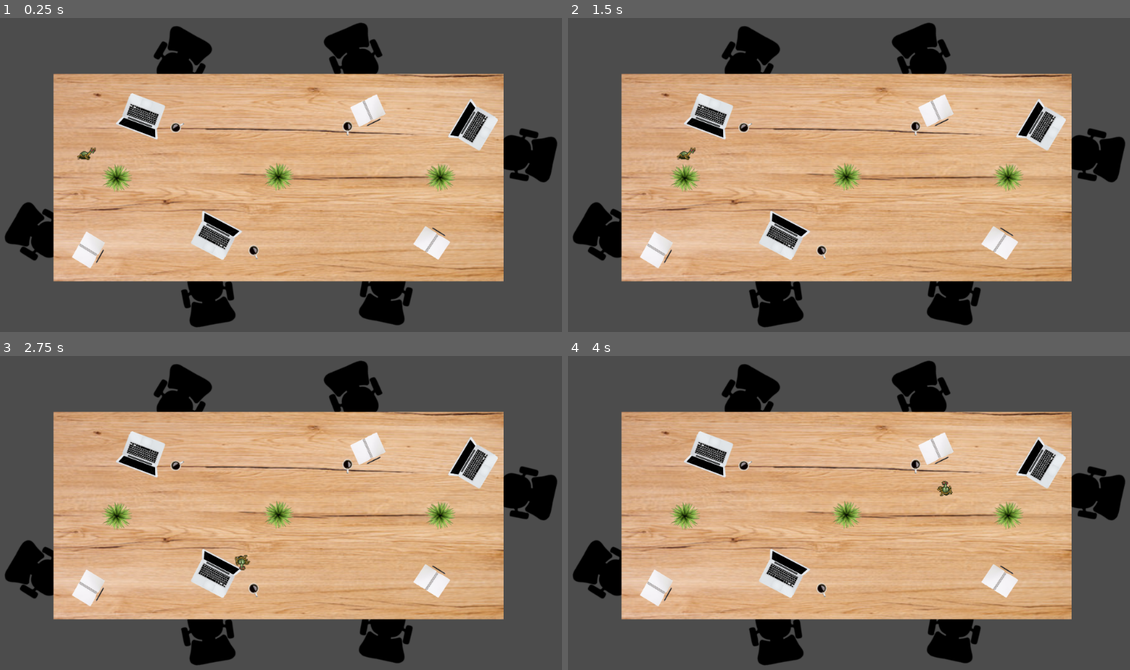
Above: before the commit, frames 1-4 (two rows, left to right).
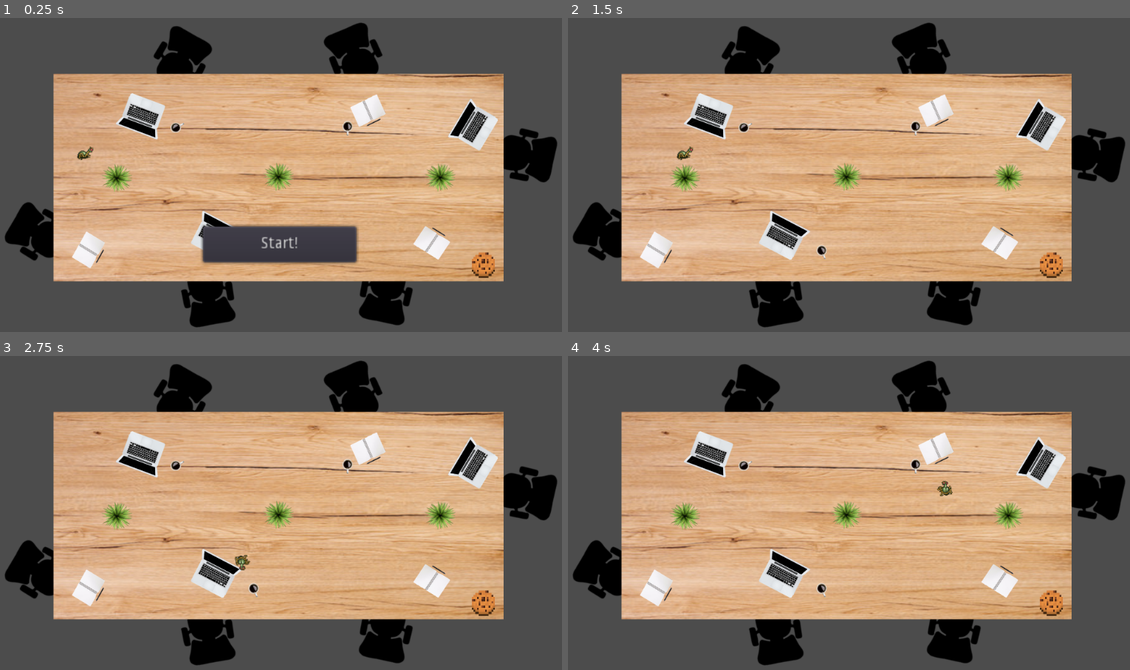
Above: after the commit, the same moments.

Repository: CS3398-Titan-HelloWorld/RoombaAttack
Game: Godot game, scene res://Main.tscn
The game is run twice, just before and just after one commit, with the same random seed, the same clock (stepped at 60 frames per second) and the same inputs.
Inputs (mouse positions are in pixels of both pictures, inside the frame that each line leads up to):
- Up to frame 1 (0.25 s): no input
- Up to frame 2 (1.5 s): click (849, 244) at 0.5 s, where only the run after the commit has a clickable "Start!"; tap Enter at 1.25 s; hold Right (ui_right) from 1.28 s (still down)
- Up to frame 3 (2.75 s): release Right (ui_right) at 2.03 s; hold Down (ui_down) from 2.03 s (still down)
- Up to frame 4 (4 s): release Down (ui_down) at 2.78 s; hold Right (ui_right) 2.78-3.53 s; hold Up (ui_up) from 3.53 s (still down)

The runs differ from the first frame. In frame 1, 3.8% of the frame differs, in the area x 13-89%, y 40-83%; in frame 2, 0.3%; in frame 3, 0.3%; in frame 4, 0.3%.

Commit message:
Add files via upload
should work as a game now.

Diff:
--- /dev/null
+++ b/RoombaAttack/CollisionShape.gd
@@ -0,0 +1,15 @@
+extends CollisionShape2D
+
+signal hit# class member variables go here, for example:
+# var a = 2
+# var b = "textvar"
+
+func _ready():
+	# Called when the node is added to the scene for the first time.
+	# Initialization here
+	pass
+
+#func _process(delta):
+#	# Called every frame. Delta is time since last frame.
+#	# Update game logic here.
+#	pass
--- /dev/null
+++ b/RoombaAttack/CollisionShape2D.gd
@@ -0,0 +1,17 @@
+extends CollisionShape2D
+
+signal cookie
+
+# class member variables go here, for example:
+# var a = 2
+# var b = "textvar"
+
+func _ready():
+	# Called when the node is added to the scene for the first time.
+	# Initialization here
+	pass
+
+#func _process(delta):
+#	# Called every frame. Delta is time since last frame.
+#	# Update game logic here.
+#	pass
--- /dev/null
+++ b/RoombaAttack/EndPosition.gd
@@ -0,0 +1,10 @@
+extends Area2D
+
+# class member variables go here, for example:
+# var a = 2
+# var b = "textvar"
+
+func _ready():
+	# Called when the node is added to the scene for the first time.
+	# Initialization here
+	pass
--- /dev/null
+++ b/RoombaAttack/GUI.gd
@@ -0,0 +1,16 @@
+extends CanvasLayer
+
+signal start_game
+
+func show_message(text):
+	$MessageLabel.text = text
+	$MessageLabel.show()
+
+func show_game_over():
+	show_message("Game Over!")
+
+func _on_StartButton_pressed():
+	$StartButton.hide()
+	emit_signal("start_game")
+func update_score(score):
+		$ScoreLabel.text = str(score)
--- a/RoombaAttack/GUI.tscn
+++ b/RoombaAttack/GUI.tscn
@@ -1,3 +1,103 @@
-[gd_scene format=2]
+[gd_scene load_steps=3 format=2]
 
-[node name="Node" type="Node"]
+[ext_resource path="res://GUI.gd" type="Script" id=1]
+
+[sub_resource type="GDScript" id=1]
+
+script/source = "extends Label
+
+# class member variables go here, for example:
+# var a = 2
+# var b = \"textvar\"
+
+func _ready():
+	# Called when the node is added to the scene for the first time.
+	# Initialization here
+	pass
+
+#func _process(delta):
+#	# Called every frame. Delta is time since last frame.
+#	# Update game logic here.
+#	pass
+"
+
+[node name="Node" type="CanvasLayer" index="0"]
+
+layer = 1
+offset = Vector2( 0, 0 )
+rotation = 0.0
+scale = Vector2( 1, 1 )
+transform = Transform2D( 1, 0, 0, 1, 0, 0 )
+script = ExtResource( 1 )
+
+[node name="ScoreLabel" type="Label" parent="." index="0"]
+
+anchor_left = 0.0
+anchor_top = 0.0
+anchor_right = 0.0
+anchor_bottom = 0.0
+margin_top = 2.0
+margin_right = 283.0
+margin_bottom = 57.0
+rect_pivot_offset = Vector2( 0, 0 )
+rect_clip_content = false
+mouse_filter = 2
+mouse_default_cursor_shape = 0
+size_flags_horizontal = 1
+size_flags_vertical = 4
+percent_visible = 1.0
+lines_skipped = 0
+max_lines_visible = -1
+script = SubResource( 1 )
+
+[node name="MessageLabel" type="Label" parent="." index="1"]
+
+anchor_left = 0.0
+anchor_top = 0.0
+anchor_right = 0.0
+anchor_bottom = 0.0
+margin_left = 420.0
+margin_top = 281.0
+margin_right = 521.0
+margin_bottom = 329.0
+rect_scale = Vector2( 2, 2 )
+rect_pivot_offset = Vector2( 0, 0 )
+rect_clip_content = false
+mouse_filter = 2
+mouse_default_cursor_shape = 0
+size_flags_horizontal = 1
+size_flags_vertical = 4
+align = 1
+valign = 1
+percent_visible = 1.0
+lines_skipped = 0
+max_lines_visible = -1
+_sections_unfolded = [ "Rect" ]
+
+[node name="StartButton" type="Button" parent="." index="2"]
+
+anchor_left = 0.0
+anchor_top = 0.0
+anchor_right = 0.0
+anchor_bottom = 0.0
+margin_left = 394.0
+margin_top = 385.0
+margin_right = 527.0
+margin_bottom = 416.0
+rect_scale = Vector2( 2, 2 )
+rect_pivot_offset = Vector2( 0, 0 )
+rect_clip_content = false
+focus_mode = 2
+mouse_filter = 0
+mouse_default_cursor_shape = 0
+size_flags_horizontal = 1
+size_flags_vertical = 1
+toggle_mode = false
+enabled_focus_mode = 2
+shortcut = null
+group = null
+text = "Start!"
+flat = false
+align = 1
+
+[connection signal="pressed" from="StartButton" to="." method="_on_StartButton_pressed"]
--- a/RoombaAttack/Main.gd
+++ b/RoombaAttack/Main.gd
@@ -5,18 +5,20 @@
 	randomize()
 
 func game_over():
-    $ScoreTimer.stop()
-    $MobTimer.stop()
-
+	$ScoreTimer.stop()
+	$MobTimer.stop()
+	$GUI.show_game_over()
 func new_game():
-    score = 0
-    $Player.start($StartPosition.position)
-    $StartTimer.start()
+	score = 0
+	$GUI.update_score(score)
+	$Player.start($StartPosition.position)
+	$StartTimer.start()
 func _on_StartTimer_timeout():
     $MobTimer.start()
     $ScoreTimer.start()
 func _on_ScoreTimer_timeout():
-    score += 1
+	score += 1
+	$GUI.update_score(score)
 func _on_MobTimer_timeout():
     # Choose a random location on Path2D.
     $MobPath/MobSpawnLocation.set_offset(randi())
@@ -35,3 +37,8 @@
 func _input(event):
 	if Input.is_action_pressed("ui_escape"):
 		get_tree().quit()
+
+
+
+func _on_EndPosition_body_entered(body):
+	game_over()
--- a/RoombaAttack/Main.tscn
+++ b/RoombaAttack/Main.tscn
@@ -1,9 +1,11 @@
-[gd_scene load_steps=6 format=2]
+[gd_scene load_steps=9 format=2]
 
 [ext_resource path="res://Main.gd" type="Script" id=1]
 [ext_resource path="res://LevelMap.tscn" type="PackedScene" id=2]
-[ext_resource path="res://Player.tscn" type="PackedScene" id=3]
-[ext_resource path="res://PausePanel.gd" type="Script" id=4]
+[ext_resource path="res://Sprites/CookieSpritebig.png" type="Texture" id=3]
+[ext_resource path="res://Player.tscn" type="PackedScene" id=4]
+[ext_resource path="res://PausePanel.gd" type="Script" id=5]
+[ext_resource path="res://GUI.tscn" type="PackedScene" id=6]
 
 [sub_resource type="Curve2D" id=1]
 
@@ -12,7 +14,12 @@
 "points": PoolVector2Array( 0, 0, 0, 0, -0.842529, 1.0733, 0, 0, 0, 0, 1022.16, -0.287079, 0, 0, 0, 0, 1020.8, 596.917, 0, 0, 0, 0, -2.20291, 595.557, 0, 0, 0, 0, -0.842529, 1.0733 )
 }
 
-[node name="Main" type="Node" index="0"]
+[sub_resource type="RectangleShape2D" id=2]
+
+custom_solver_bias = 0.0
+extents = Vector2( 114.058, 13.4603 )
+
+[node name="Main" type="Node"]
 
 script = ExtResource( 1 )
 Mob = null
@@ -63,15 +70,32 @@
 
 [node name="LevelMap" parent="." index="5" instance=ExtResource( 2 )]
 
-[node name="Player" parent="." index="6" instance=ExtResource( 3 )]
+[node name="EndPosition" type="Area2D" parent="." index="6"]
+
+input_pickable = true
+gravity_vec = Vector2( 0, 1 )
+gravity = 98.0
+linear_damp = 0.1
+angular_damp = 1.0
+audio_bus_override = false
+audio_bus_name = "Master"
+
+[node name="Sprite" type="Sprite" parent="EndPosition" index="0"]
+
+position = Vector2( 880.058, 452.331 )
+scale = Vector2( 0.0790723, 0.0833476 )
+texture = ExtResource( 3 )
+
+[node name="CollisionShape2D" type="CollisionShape2D" parent="EndPosition" index="1"]
+
+position = Vector2( 879.975, 451.999 )
+scale = Vector2( 0.204519, 1.65752 )
+shape = SubResource( 2 )
+
+[node name="Player" parent="." index="7" instance=ExtResource( 4 )]
 
 position = Vector2( 191.777, 259.279 )
 _sections_unfolded = [ "Collision", "Transform", "Visibility" ]
-
-[node name="EndPosition" type="Position2D" parent="." index="7"]
-
-position = Vector2( 922.161, 297.941 )
-scale = Vector2( 2, -1.40069 )
 
 [node name="PausePanel" type="Panel" parent="." index="8"]
 
@@ -117,8 +141,12 @@
 lines_skipped = 0
 max_lines_visible = -1
 
+[node name="GUI" parent="." index="9" instance=ExtResource( 6 )]
+
 [connection signal="timeout" from="MobTimer" to="." method="_on_MobTimer_timeout"]
 
 [connection signal="timeout" from="ScoreTimer" to="." method="_on_ScoreTimer_timeout"]
 
 [connection signal="timeout" from="StartTimer" to="." method="_on_StartTimer_timeout"]
+
+[connection signal="body_entered" from="EndPosition" to="." method="_on_EndPosition_body_entered"]
--- a/RoombaAttack/Player.tscn
+++ b/RoombaAttack/Player.tscn
@@ -1,10 +1,10 @@
-[gd_scene load_steps=17 format=2]
+[gd_scene load_steps=18 format=2]
 
 [ext_resource path="res://Player.gd" type="Script" id=1]
-[ext_resource path="res://Sprites/Player/BeetleL1.png" type="Texture" id=2]
-[ext_resource path="res://Sprites/Player/BeetleL2.png" type="Texture" id=3]
-[ext_resource path="res://Sprites/Player/BeetleR1.png" type="Texture" id=4]
-[ext_resource path="res://Sprites/Player/BeetleR2.png" type="Texture" id=5]
+[ext_resource path="res://Sprites/Player/BeetleR1.png" type="Texture" id=2]
+[ext_resource path="res://Sprites/Player/BeetleR2.png" type="Texture" id=3]
+[ext_resource path="res://Sprites/Player/BeetleL1.png" type="Texture" id=4]
+[ext_resource path="res://Sprites/Player/BeetleL2.png" type="Texture" id=5]
 [ext_resource path="res://Sprites/Player/BeetleU1.png" type="Texture" id=6]
 [ext_resource path="res://Sprites/Player/Beetle_20.png" type="Texture" id=7]
 [ext_resource path="res://Sprites/Player/BeetleU0.png" type="Texture" id=8]
@@ -13,18 +13,19 @@
 [ext_resource path="res://Sprites/Player/BeetleR0.png" type="Texture" id=11]
 [ext_resource path="res://Sprites/Player/BeetleL0.png" type="Texture" id=12]
 [ext_resource path="res://Sprites/Player/BeetleD0.png" type="Texture" id=13]
+[ext_resource path="res://CollisionShape.gd" type="Script" id=14]
 
 [sub_resource type="SpriteFrames" id=1]
 
 animations = [ {
 "frames": [ ExtResource( 2 ), ExtResource( 3 ) ],
 "loop": true,
-"name": "Left",
+"name": "Right",
 "speed": 5.0
 }, {
 "frames": [ ExtResource( 4 ), ExtResource( 5 ) ],
 "loop": true,
-"name": "Right",
+"name": "Left",
 "speed": 5.0
 }, {
 "frames": [ ExtResource( 6 ), ExtResource( 7 ) ],
@@ -99,7 +100,6 @@
 
 frames = SubResource( 1 )
 animation = "Right"
-frame = 1
 playing = true
 _sections_unfolded = [ "Animation" ]
 
@@ -119,4 +119,5 @@
 rotation = 0.431096
 scale = Vector2( 1.16196, 0.827516 )
 shape = SubResource( 3 )
+script = ExtResource( 14 )
 _sections_unfolded = [ "Transform" ]
Not shown: 1 places in RoombaAttack/Main.tscn that only renumber resources
Binary file added: RoombaAttack/Sprites/CookieSpritebig.png
Not shown, added: RoombaAttack/Sprites/CookieSpritebig.png.import
Not shown, added: RoombaAttack/export_presets.cfg
